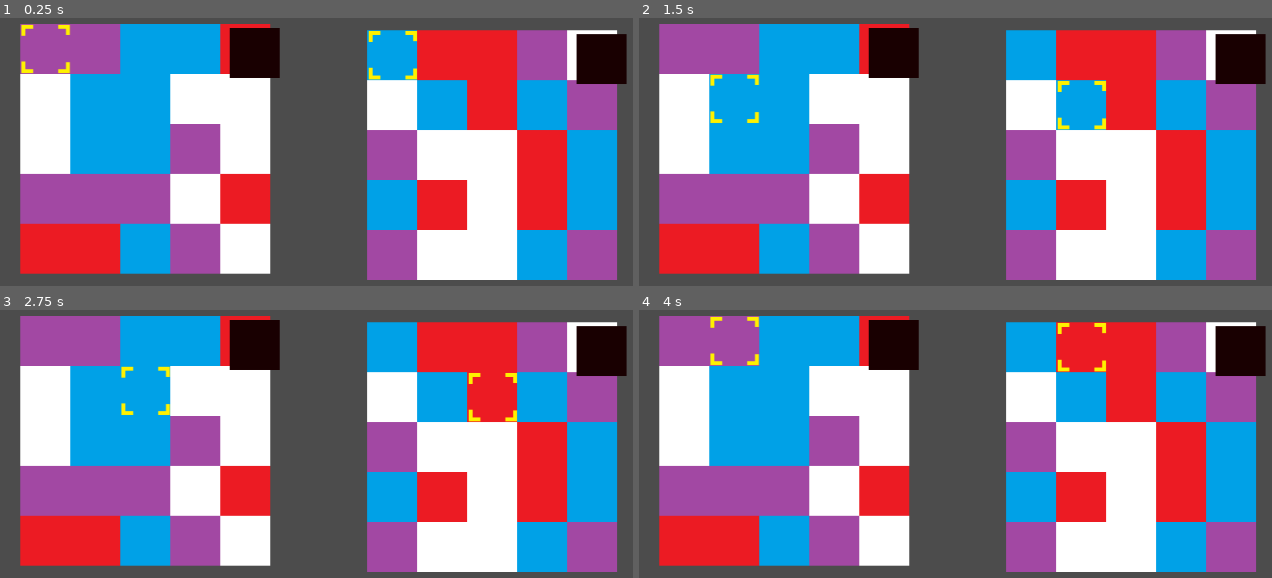
Above: before the commit, frames 1-4 (two rows, left to right).
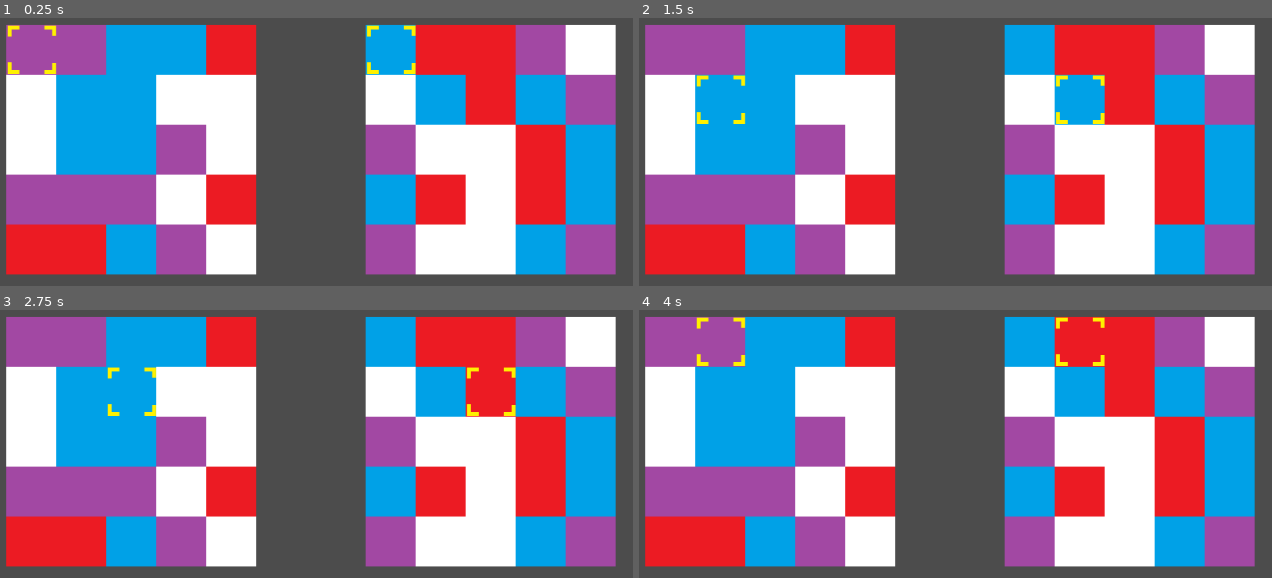
Above: after the commit, the same moments.

Repository: NolanWhitecotton/TilsVersus
Game: Godot game, scene res://scenes/game.tscn
Same seed, same stepped clock (60 frames per second), same inputs: the game is played once before the commit and once after it.
Inputs:
- Up to frame 1 (0.25 s): no input
- Up to frame 2 (1.5 s): tap Enter at 0.5 s; hold D (cursor_right) 0.53-1.28 s; tap Shift (select_move) at 0.6, 1.35 s; tap Space at 1.25 s; hold S (cursor_down) from 1.28 s (still down)
- Up to frame 3 (2.75 s): tap Enter at 2 s; release S (cursor_down) at 2.03 s; hold D (cursor_right) from 2.03 s (still down); tap Shift (select_move) at 2.1 s
- Up to frame 4 (4 s): tap Space at 2.75 s; release D (cursor_right) at 2.78 s; hold W (cursor_up) 2.78-3.53 s; tap Shift (select_move) at 2.85, 3.6 s; tap Enter at 3.5 s; hold A (cursor_left) from 3.53 s (still down)

The runs differ from the first frame. In frame 1, 19% of the frame differs, in the area x 0-100%, y 2-98%; in frame 2, 19%; in frame 3, 19%; in frame 4, 19%.

Commit message:
Made healthbar function the way as intented, and completing a special row now hurts the enemy

Diff:
--- a/YoshisCookie/scenes/board.tscn
+++ b/YoshisCookie/scenes/board.tscn
@@ -2,7 +2,7 @@
 
 [ext_resource path="res://scripts/board.gd" type="Script" id=1]
 [ext_resource path="res://sprites/cursor.png" type="Texture" id=2]
-[ext_resource path="res://sprites/red.png" type="Texture" id=3]
+[ext_resource path="res://sprites/fullProgressBar.png" type="Texture" id=3]
 
 [node name="board" type="Node2D"]
 script = ExtResource( 1 )
@@ -17,21 +17,16 @@
 texture = ExtResource( 2 )
 
 [node name="HealthNode" type="Node2D" parent="."]
-position = Vector2( 68.1068, 3.23958 )
 
 [node name="health" type="TextureProgress" parent="HealthNode"]
-margin_left = 136.0
-margin_top = -127.0
-margin_right = 223.0
-margin_bottom = -63.0
-min_value = 50.0
-step = 50.0
-value = 50.0
-texture_under = ExtResource( 3 )
+margin_left = -32.0
+margin_top = -32.0
+margin_right = 32.0
+margin_bottom = 288.0
+max_value = 100.0
+step = 1.0
+texture_progress = ExtResource( 3 )
 fill_mode = 3
-tint_under = Color( 0.105882, 0.0352941, 0.0352941, 1 )
-tint_over = Color( 0.717647, 0.411765, 0.411765, 1 )
-tint_progress = Color( 1, 0.0117647, 0.0117647, 1 )
 __meta__ = {
 "_edit_use_anchors_": false
 }
--- a/YoshisCookie/scenes/game.gd
+++ b/YoshisCookie/scenes/game.gd
@@ -18,6 +18,6 @@
 
 func affectOther(var id):
 	if id==board1.get_instance_id():
-		board2.test_particles()
+		board2.add_points(-20)
 	else:
-		board1.test_particles()
+		board1.add_points(-20)
--- a/YoshisCookie/scenes/game.tscn
+++ b/YoshisCookie/scenes/game.tscn
@@ -7,7 +7,9 @@
 script = ExtResource( 2 )
 
 [node name="board1" parent="." instance=ExtResource( 1 )]
-position = Vector2( 217.579, 258.959 )
+position = Vector2( 200, 260 )
+health_x_offset = 288
 
 [node name="board2" parent="." instance=ExtResource( 1 )]
-position = Vector2( 662.081, 266.968 )
+position = Vector2( 660, 260 )
+health_x_offset = -96
--- a/YoshisCookie/scripts/board.gd
+++ b/YoshisCookie/scripts/board.gd
@@ -18,6 +18,7 @@
 const BOARD_SIZE = 5
 var cookie_grid=[]
 var is_moving = false
+export var health_x_offset = 0;
 
 #enums
 enum LineType {ROW, COLUMN}
@@ -65,8 +66,8 @@
 func _ready():
 	randomize()
 	generate_cookie_grid()
-	get_node("HealthNode").position.x = 100;
-	get_node("HealthNode").position.y = 100;
+	find_node("health").margin_left = health_x_offset;
+	find_node("health").margin_right = health_x_offset;
 
 
 # starts the cookie moving animation
@@ -197,7 +198,14 @@
 	print("Special match!")
 
 
+
+func add_points(points):
+	find_node("health").value+=points
+
+
 func handle_completed_line(type, pos):
+	add_points(5)
+
 	print("found " + str(type) + ", " + str(pos))
 
 	#get the color that was matched
@@ -267,8 +275,11 @@
 			current_cookie.find_node("MatchParticles").emitting = true;
 
 
-
 # Called every frame. 'delta' is the elapsed time since the previous frame.
 func _process(_delta):
 	handle_cursor_movement()
 	handle_animation_motion()
+
+	# TODO remove this, this should only happen on _ready, this is for debugging
+	find_node("health").margin_left = health_x_offset;
+	find_node("health").margin_right = health_x_offset;
Binary file added: YoshisCookie/sprites/fullProgressBar.png
Not shown, added: YoshisCookie/sprites/fullProgressBar.png.import
